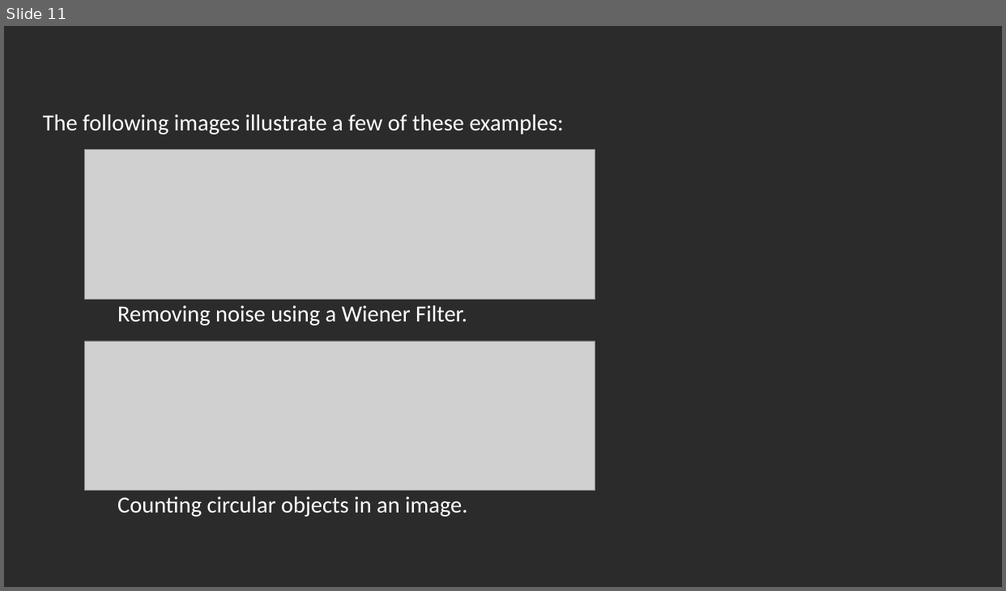
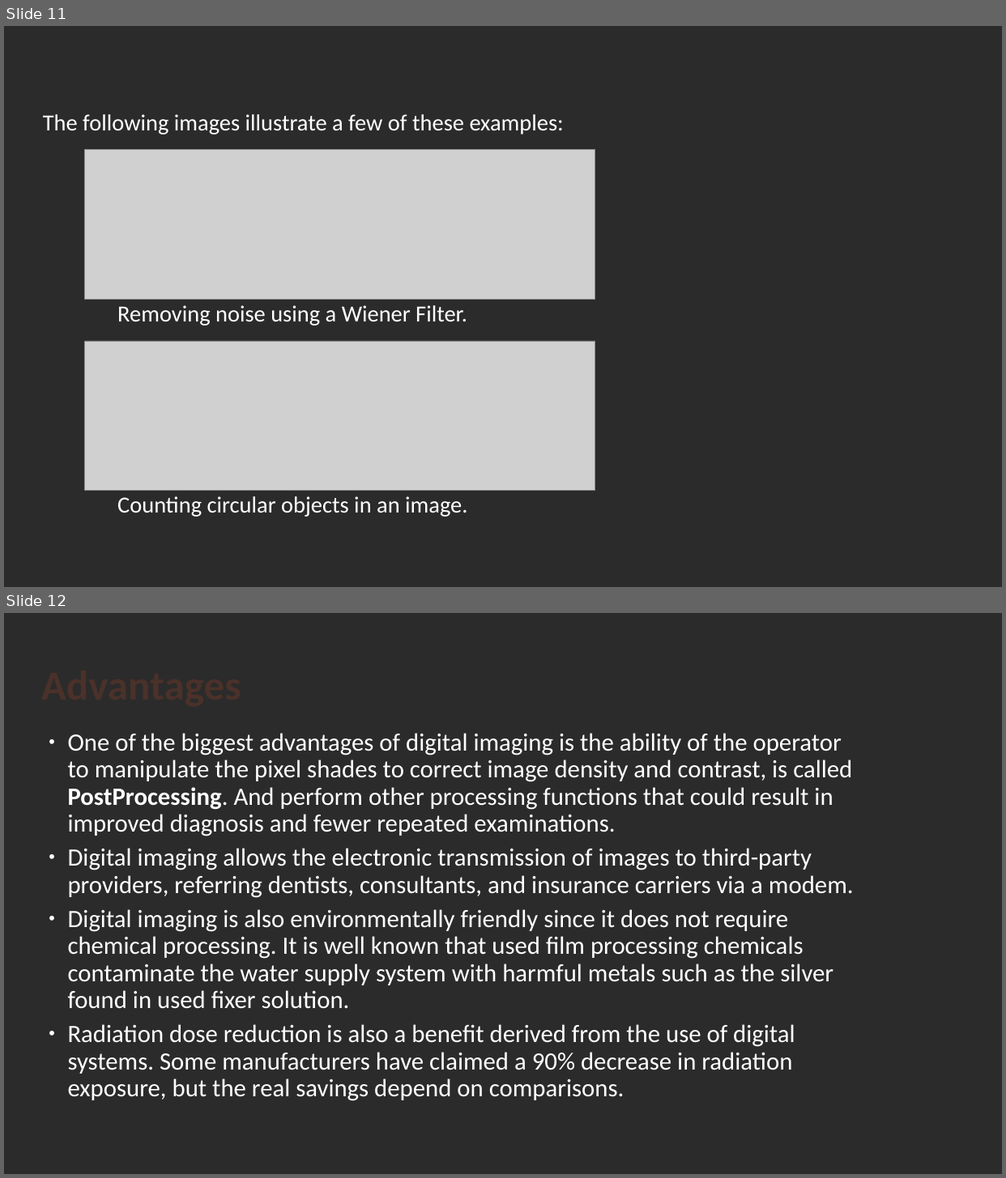
Before and after one commit to shilpakjoy/DIP, a slide deck: Digital Image Processing(DIP).pptx. Shown one above the other, each under a label of ours: slide 11 before the commit, slides 11 and 12 after it. The pictures are 1006x591 and 1006x1178 pixels, drawn with LibreOffice and Linux fonts; fonts in the diff are those of the drawing; grey boxes stand for pictures; background and template pictures are left out; a plain dark background stands for a picture behind light text. Boxes give left, top, right and bottom in pixels: in the first picture for what was removed or moved away, otherwise in the second. Text is boxed around its words. In the diff, an @@ line names an element or a change of style, - is before the commit and + after.

```diff
--- a/Digital Image Processing(DIP).pptx
+++ b/Digital Image Processing(DIP).pptx
@@ slide 12 added at [4, 613, 1002, 1174], background picture (left out) @@
@@ title added at [34, 641, 860, 735], 40 pt, text #4A3128, bold @@
+Advantages
@@ text added at [68, 733, 854, 1101], 24 pt, text #FFFFFF @@
+• One of the biggest advantages of digital imaging is the ability of the operator to manipulate the pixel shades to correct image density and contrast, is called PostProcessing. And perform other processing functions that could result in improved diagnosis and fewer repeated examinations.
+• Digital imaging allows the electronic transmission of images to third-party providers, referring dentists, consultants, and insurance carriers via a modem.
+• Digital imaging is also environmentally friendly since it does not require chemical processing. It is well known that used film processing chemicals contaminate the water supply system with harmful metals such as the silver found in used fixer solution.
+• Radiation dose reduction is also a benefit derived from the use of digital systems. Some manufacturers have claimed a 90% decrease in radiation exposure, but the real savings depend on comparisons.
```
Also in this commit, not shown: 2 other slides added.
